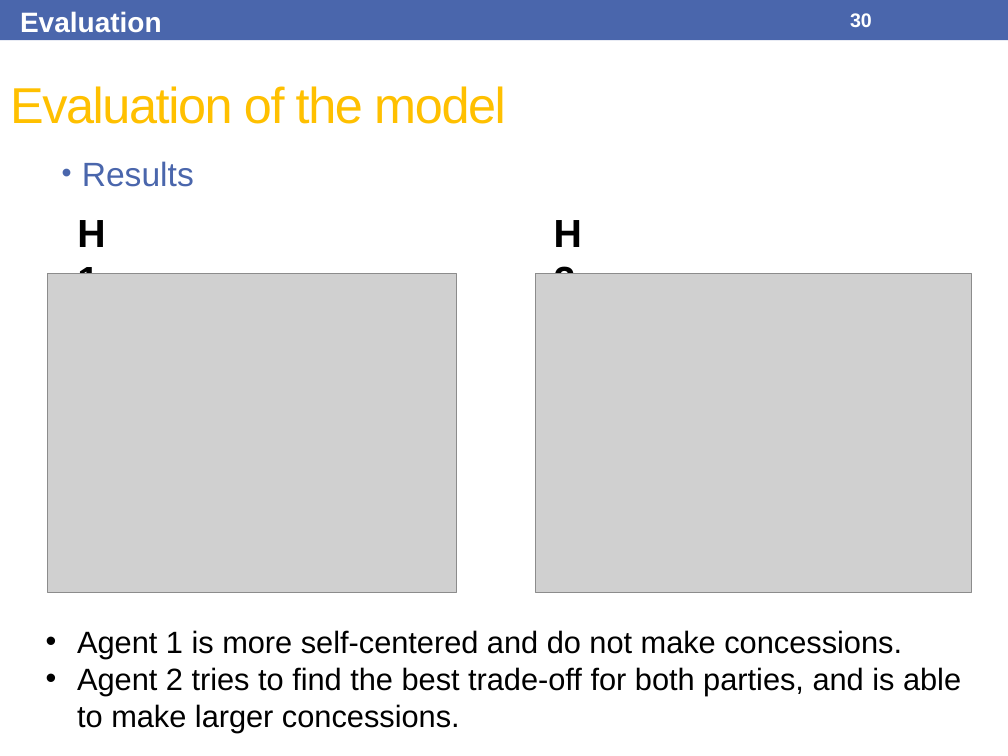
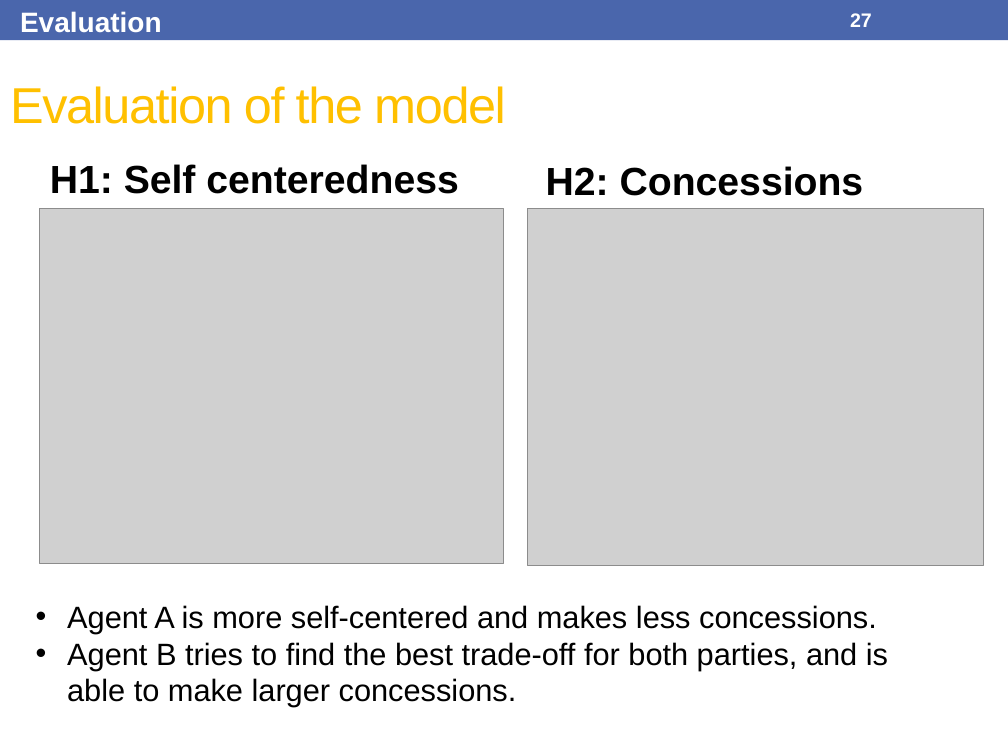
Before and after one commit to Olydia/Discolog, a slide deck: slide 27 of papers/Presentations/IVA17/IVA17.pptx (slide 30 before the commit). Drawn at 1008x756 pixels with LibreOffice and Linux fonts; fonts in the diff are those of the drawing; grey boxes stand for pictures. Boxes give left, top, right and bottom in pixels: in the first picture for what was removed or moved away, otherwise in the second. Text is boxed around its words. In the diff, an @@ line names an element or a change of style, - is before the commit and + after.

```diff
--- a/papers/Presentations/IVA17/IVA17.pptx
+++ b/papers/Presentations/IVA17/IVA17.pptx
@@ page number at (850, 13, 872, 27): text changed @@
-30
+27
@@ text at (50, 164, 458, 194): text changed @@
-H1
+H1: Self centeredness
@@ text removed at (82, 161, 194, 187) @@
-• Results
@@ text at (546, 166, 864, 196): text changed @@
-H2
+H2: Concessions
@@ picture: place and size @@
-picture at (47, 274, 457, 593)
+picture at (40, 209, 504, 563)
@@ picture: place and size @@
-picture at (535, 274, 971, 593)
+picture at (528, 209, 984, 565)
@@ text at (67, 605, 888, 707): text changed @@
-• Agent 1 is more self-centered and do not make concessions.
-• Agent 2 tries to find the best trade-off for both parties, and is able to make larger concessions.
+• Agent A is more self-centered and makes less concessions.
+• Agent B tries to find the best trade-off for both parties, and is able to make larger concessions.
```
Also in this commit, not shown: 21 other slides changed, 5 slides added, 7 slides removed, 5 other files.
